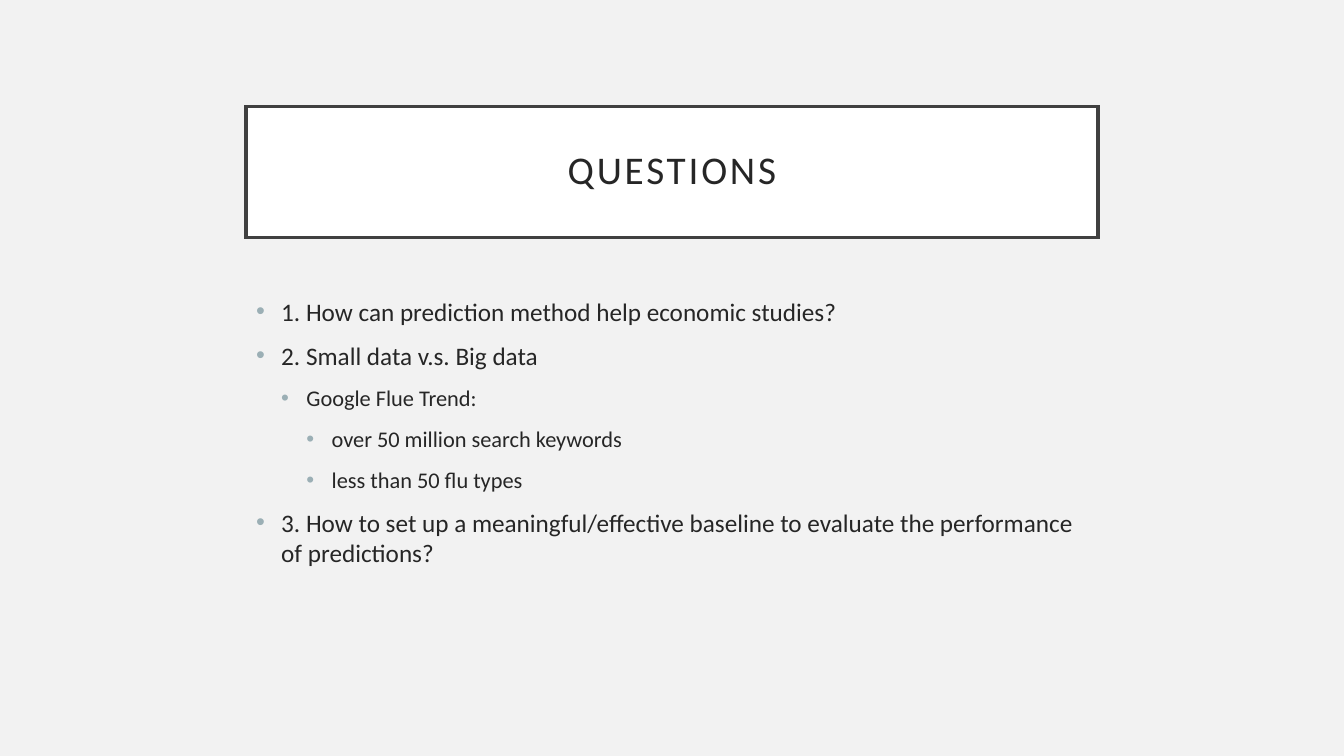
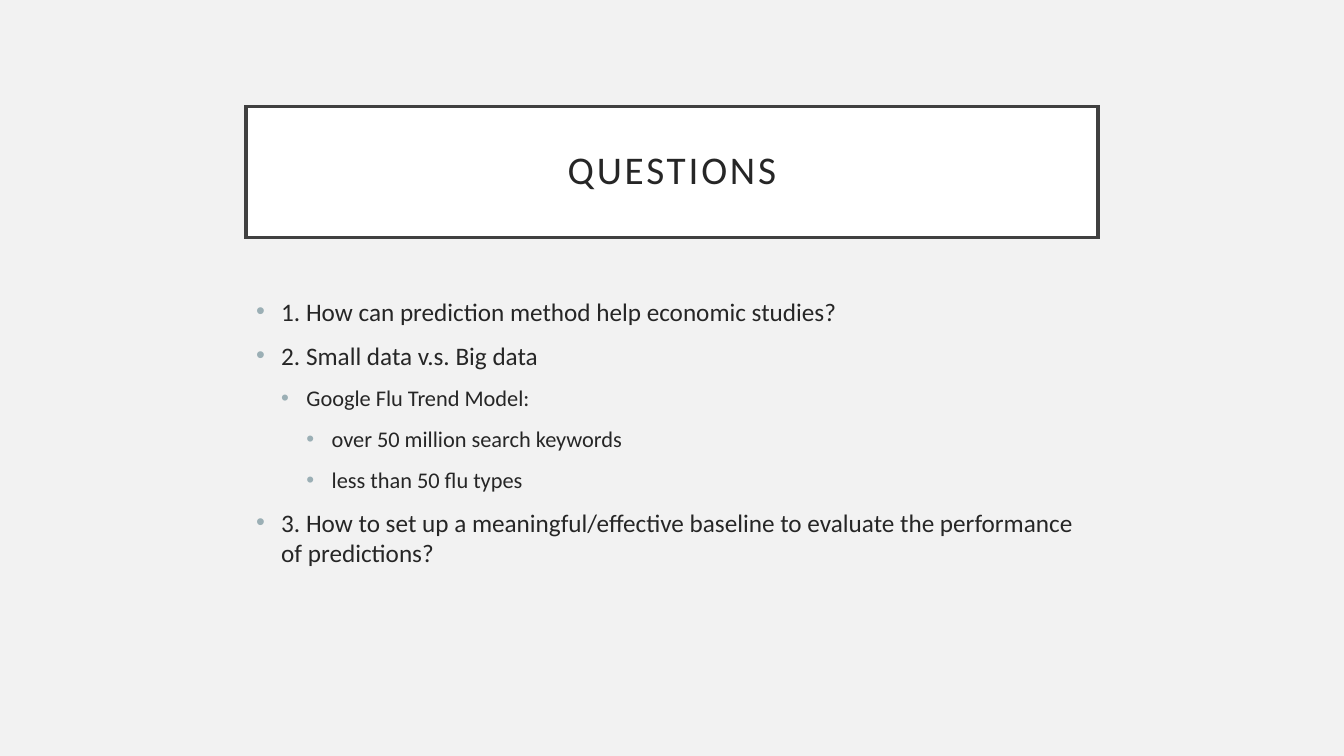
Before and after one commit to alexanderkin/ACE592_Luoye, a slide deck: slide 11 of Predicting consumer behavior with Web search_Luoye.pptx. Drawn at 1344x756 pixels with LibreOffice and Linux fonts; fonts in the diff are those of the drawing. Boxes give left, top, right and bottom in pixels: in the first picture for what was removed or moved away, otherwise in the second. Text is boxed around its words. In the diff, an @@ line names an element or a change of style, - is before the commit and + after.

```diff
--- a/Predicting consumer behavior with Web search_Luoye.pptx
+++ b/Predicting consumer behavior with Web search_Luoye.pptx
@@ text at (x1=306, y1=390, x2=530, y2=410): text changed @@
-  • Google Flue Trend:
+  • Google Flu Trend Model:
```
Also in this commit, not shown: 2 other slides changed.
